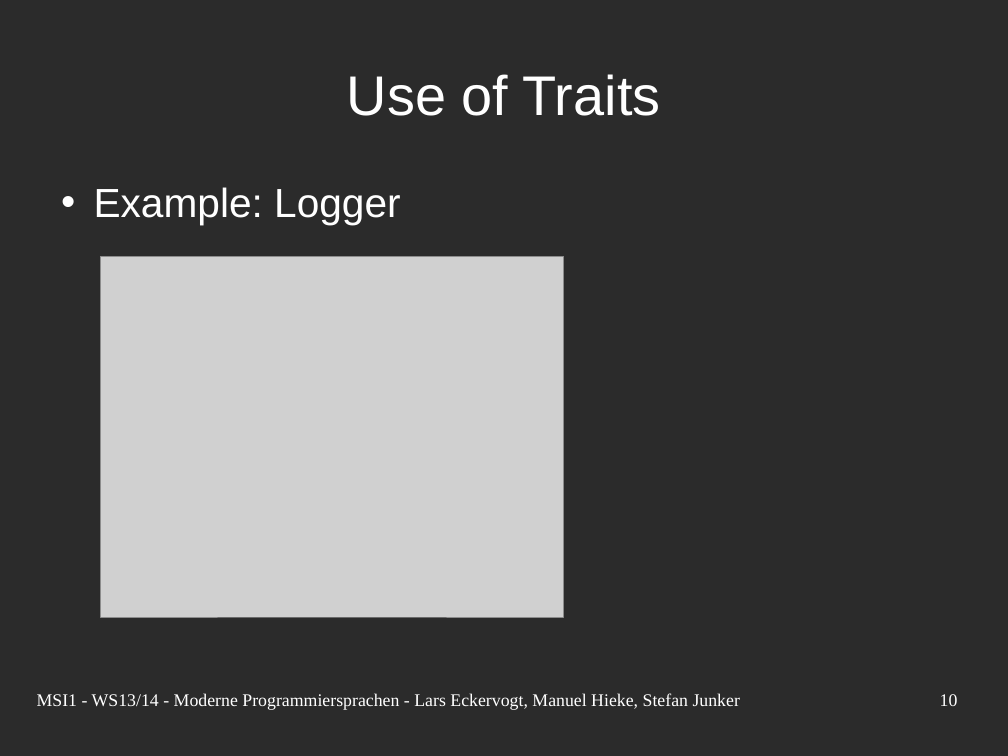
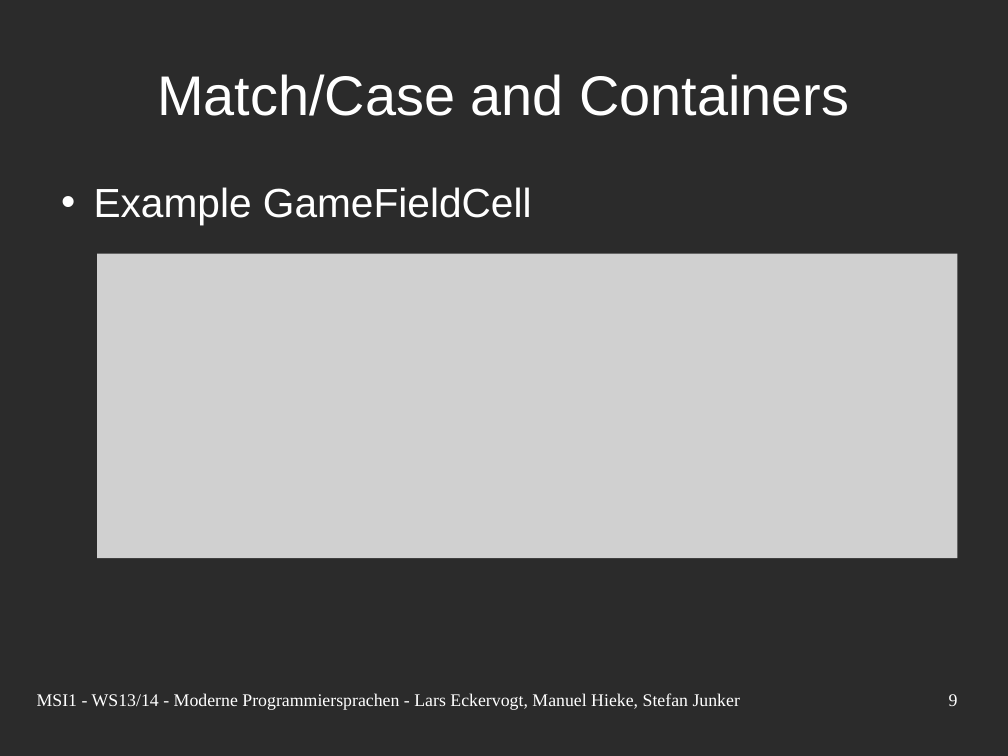
Before and after one commit to nerduel/TacZombie, a slide deck: slide 9 of doc/presentation/Presentation.odp (slide 10 before the commit). Drawn at 1008x756 pixels with LibreOffice and Linux fonts; fonts in the diff are those of the drawing; grey boxes stand for pictures; background and template pictures are left out; a plain dark background stands for a picture behind light text. Boxes give left, top, right and bottom in pixels: in the first picture for what was removed or moved away, otherwise in the second. Text is boxed around its words. In the diff, an @@ line names an element or a change of style, - is before the commit and + after.

```diff
--- a/doc/presentation/Presentation.odp
+++ b/doc/presentation/Presentation.odp
@@ title at box(157, 74, 849, 116): text changed @@
-Use of Traits
+Match/Case and Containers
@@ text at box(94, 187, 532, 225): text changed @@
-• Example: Logger
+• Example GameFieldCell
@@ picture: place and size @@
-picture at box(101, 256, 563, 617)
+picture at box(97, 253, 958, 558)
@@ page number at box(949, 694, 958, 706): text changed @@
-10
+9
```
Also in this commit, not shown: 5 other slides changed, 1 other file.
